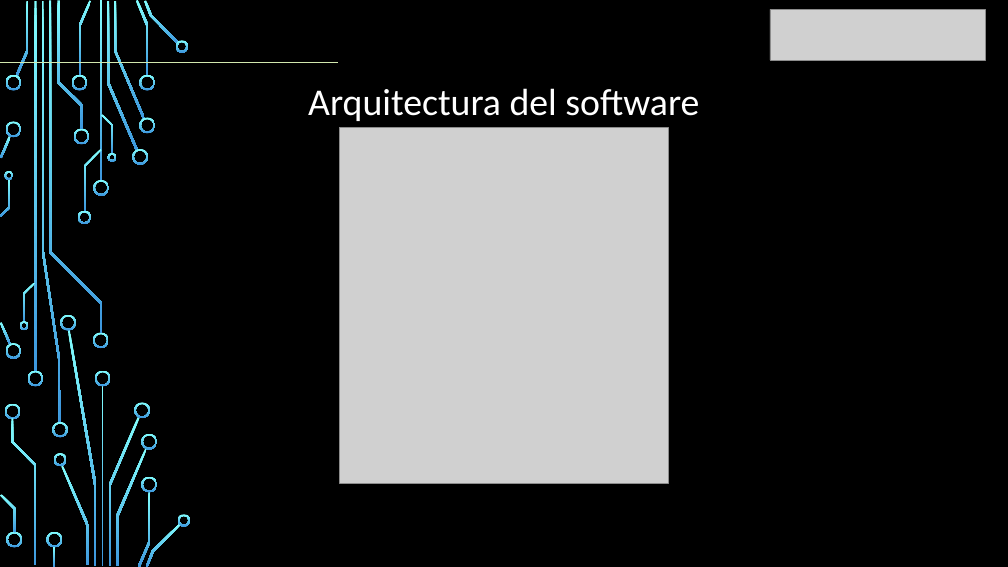
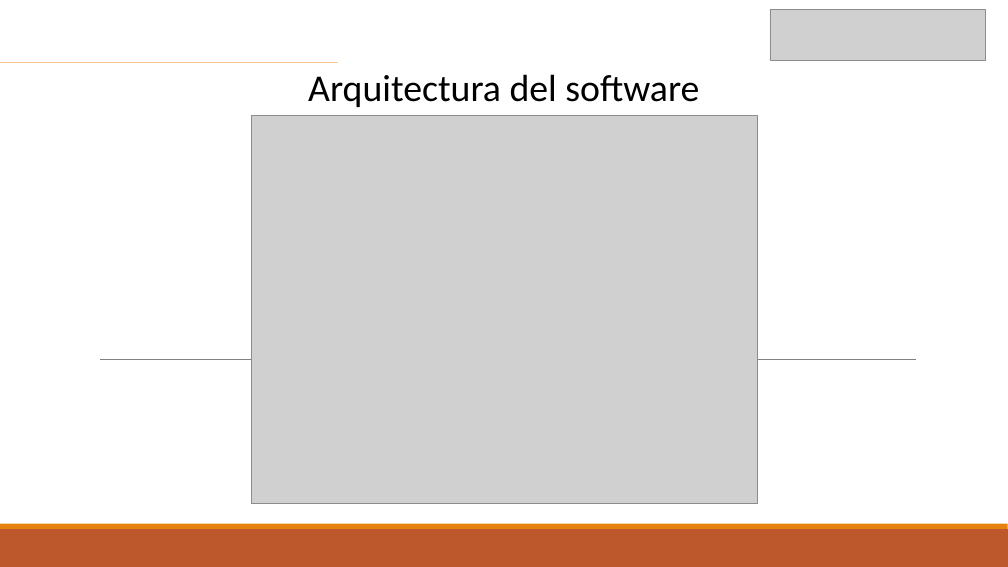
Before and after one commit to reisidente/Gestion-Bodega-Centralizada, a slide deck: slide 10 of GBFC/Fase 2/Evidencial Proyecto/Presentacion Proyecto.pptx. Drawn at 1008x567 pixels with LibreOffice and Linux fonts; fonts in the diff are those of the drawing; grey boxes stand for pictures; background and template pictures are left out. Boxes give left, top, right and bottom in pixels: in the first picture for what was removed or moved away, otherwise in the second. Text is boxed around its words. In the diff, an @@ line names an element or a change of style, - is before the commit and + after.

```diff
--- a/GBFC/Fase 2/Evidencial Proyecto/Presentacion Proyecto.pptx
+++ b/GBFC/Fase 2/Evidencial Proyecto/Presentacion Proyecto.pptx
@@ background picture (left out) to #FFFFFF @@
@@ text "Arquitectura del software": place and size @@
-text "Arquitectura del software" at [308,88,699,121]
+text "Arquitectura del software" at [308,74,699,107]
@@ text "Arquitectura del software" at [308,74,699,107]: text colour #FFFFFF to #000000 @@
@@ line (0, 63) - (338, 63): stroke #D2E8AE 1.25 pt to #F6C791 1.25 pt @@
@@ picture: place and size @@
-picture at [340,128,668,483]
+picture at [251,115,757,504]
@@ line added from (100, 359) to (917, 359), #808080 0.5 pt @@
@@ group removed at [0,0,191,567]: 50 freeform shapes, 4 rectangles @@
@@ rectangle added at [0,529,1008,567], fill #BD582C @@
@@ rectangle added at [0,524,1008,529], fill #E48312 @@
```
Also in this commit, not shown: 14 other slides changed, 3 other files.
